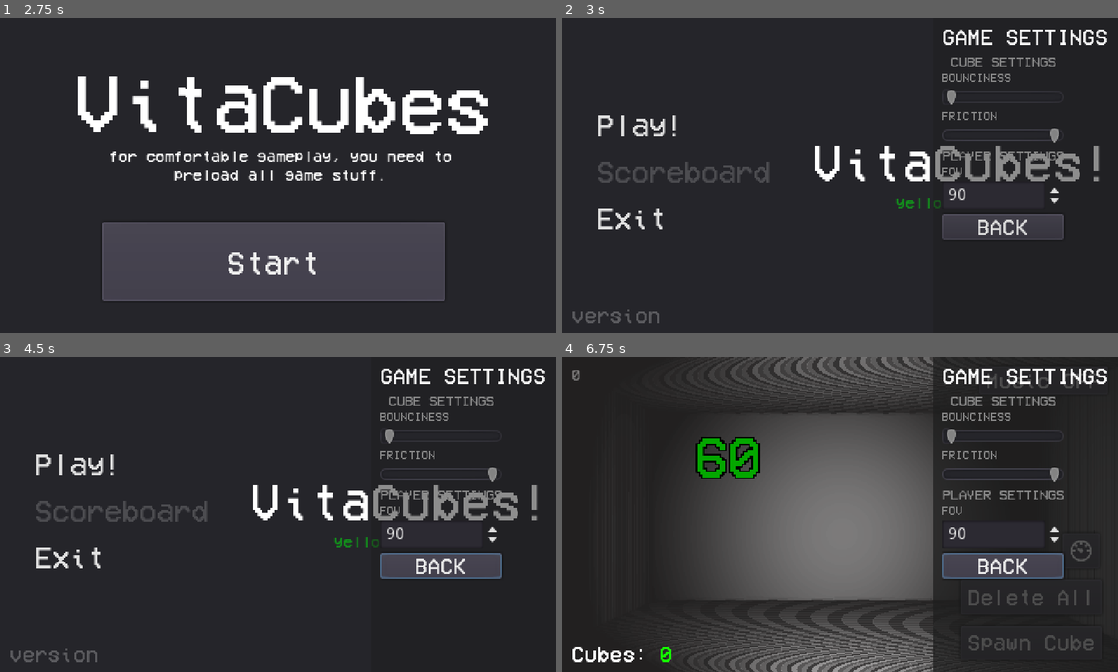
Above: before the commit, frames 1-4 (two rows, left to right).
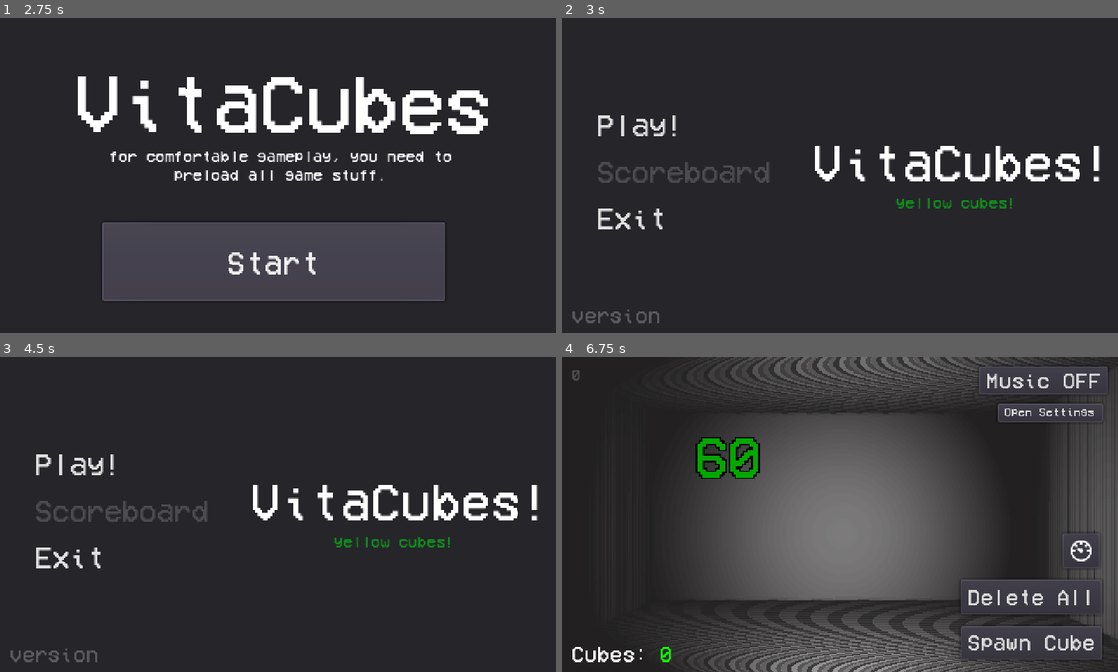
Above: after the commit, the same moments.

Repository: yaragirodev/vitaCubes
Game: Godot game, scene res://scenes/preLoadMenu.tscn
Two runs of this game, one before a commit and one after it. Both use one fixed random seed, a clock stepped at 60 frames per second and the inputs below.
Inputs (mouse positions are in pixels of both pictures, inside the frame that each line leads up to):
- Up to frame 1 (2.75 s): click (489, 74) at 0.5 s, where only the run after the commit has a clickable "Open Settings"; click (439, 225) at 1.25 s, where only the run before the commit has a clickable "BACK"; click "Load Assets" at 2 s
- Up to frame 2 (3 s): click "Start" at 2.75 s
- Up to frame 3 (4.5 s): click (489, 413) at 3.5 s, where only the run after the commit has a clickable "Open Settings"; click (439, 564) at 4.25 s, where only the run before the commit has a clickable "BACK"
- Up to frame 4 (6.75 s): click "Play!" at 5 s; click (1051, 413) at 5.75 s, where only the run after the commit has a clickable "Open Settings"; click "BACK" at 6.5 s

Frame 1 is identical in both runs. In frame 2, 4.4% of the frame differs, in the area x 66-98%, y 3-71%; in frame 3, 4.9%; in frame 4, 20%, in the area x 1-100%, y 0-100%.

Commit message:
now settings is fnally working!

Diff:
--- a/gui/gui.gd
+++ b/gui/gui.gd
@@ -1,5 +1,6 @@
 extends Control
 
+# gui controls
 onready var spawnButton = $spawnCubeButton
 onready var deleteButton = $deleteAllButton
 onready var musicButton = $MusicButton
@@ -7,27 +8,35 @@
 onready var cubesCount: Label = $CubesCount
 onready var versionLabel: Label = $version
 onready var slowMoButton: Button = $slowMo
+onready var settingsButton: Button = $openSettings
 
+# other
 onready var other_camera: Camera = mainLvl.get_node("pCam2")
 onready var main_camera: Camera = mainLvl.get_node("pCam")
 onready var spawned_spatial = mainLvl.get_node("spawnedStuff")
 onready var musicPlayer = mainLvl.get_node("musicStream")
+export (NodePath) var path_to_settings
+onready var gameSettings = get_node(path_to_settings)
 
 var boxScene = preload("res://assets/cube/cube.tscn")
 
 func _ready():
+	# connecting all stuff here
 	spawnButton.connect("pressed", self, "_onSpawnButtonPressed")
 	deleteButton.connect("pressed", self, "_onDeleteButtonPressed")
 	musicButton.connect("pressed", self, "_onMusicButtonPressed")
 	changeCam.connect("pressed", self, "_onChangeButtonButtonPressed")
 	slowMoButton.connect("pressed", self, "_onSlowMoButtonPressed")
+	settingsButton.connect('pressed', self, '_openSettings')
 
+	# version text
 	if OS.get_name() == "Vita":
 		versionLabel.text = "vita-" + str(globalData.current_ver )
 
 	elif OS.get_name() == "Windows":
 		versionLabel.text = "win-" + str(globalData.current_ver )
 
+# cubes counter
 func _process(delta):
 	cubesCount.text = str(globalData.cubesTotal)
 
@@ -82,3 +91,8 @@
 	else:
 		globalData.isSlowMoEnabled = false
 		Engine.time_scale = 1.0
+
+func _openSettings():
+	visible = false
+	globalData.isInSettings = true
+	gameSettings.visible = true
--- a/gui/gui.tscn
+++ b/gui/gui.tscn
@@ -36,12 +36,20 @@
 
 [node name="changeCamera" type="Button" parent="."]
 margin_left = 488.0
-margin_top = 40.0
+margin_top = 32.0
 margin_right = 579.0
-margin_bottom = 56.0
+margin_bottom = 48.0
 custom_fonts/font = SubResource( 1 )
 disabled = true
 text = "Change Camera"
+
+[node name="openSettings" type="Button" parent="."]
+margin_left = 376.0
+margin_top = 40.0
+margin_right = 467.0
+margin_bottom = 56.0
+custom_fonts/font = SubResource( 1 )
+text = "Open Settings"
 
 [node name="deleteAllButton" type="Button" parent="."]
 margin_left = 344.0
--- a/gui/settings/settings.gd
+++ b/gui/settings/settings.gd
@@ -4,6 +4,7 @@
 onready var fSlider = $settingsHere/VBoxContainer/frictionSlider
 onready var fovChanger = $settingsHere/VBoxContainer/fov_here
 onready var backButton = $settingsHere/VBoxContainer/BACK
+onready var gameGui = mainLvl.get_node("gui")
 
 func _ready():
 	# connecting connects
@@ -15,3 +16,8 @@
 func _onBounceChanged(value):
 	Cube.physics_material_override.bounce = value
 	print("all cubes changed bounciness to ", value)
+
+
+func _onBackPressed():
+	visible = false
+	globalData.isInSettings = true
--- a/gui/settings/settings.tscn
+++ b/gui/settings/settings.tscn
@@ -21,6 +21,7 @@
 
 [node name="gameSetings" type="Control"]
 pause_mode = 2
+visible = false
 anchor_right = 1.0
 anchor_bottom = 1.0
 mouse_filter = 2
--- a/scenes/main.tscn
+++ b/scenes/main.tscn
@@ -92,6 +92,7 @@
 script = ExtResource( 4 )
 
 [node name="gui" parent="." instance=ExtResource( 1 )]
+path_to_settings = NodePath("../CanvasLayer/gameSetings")
 
 [node name="spawnPoint" type="Spatial" parent="."]
 transform = Transform( 1, 0, 0, 0, 1, 0, 0, 0, 1, 0, 6.8048, 0 )
